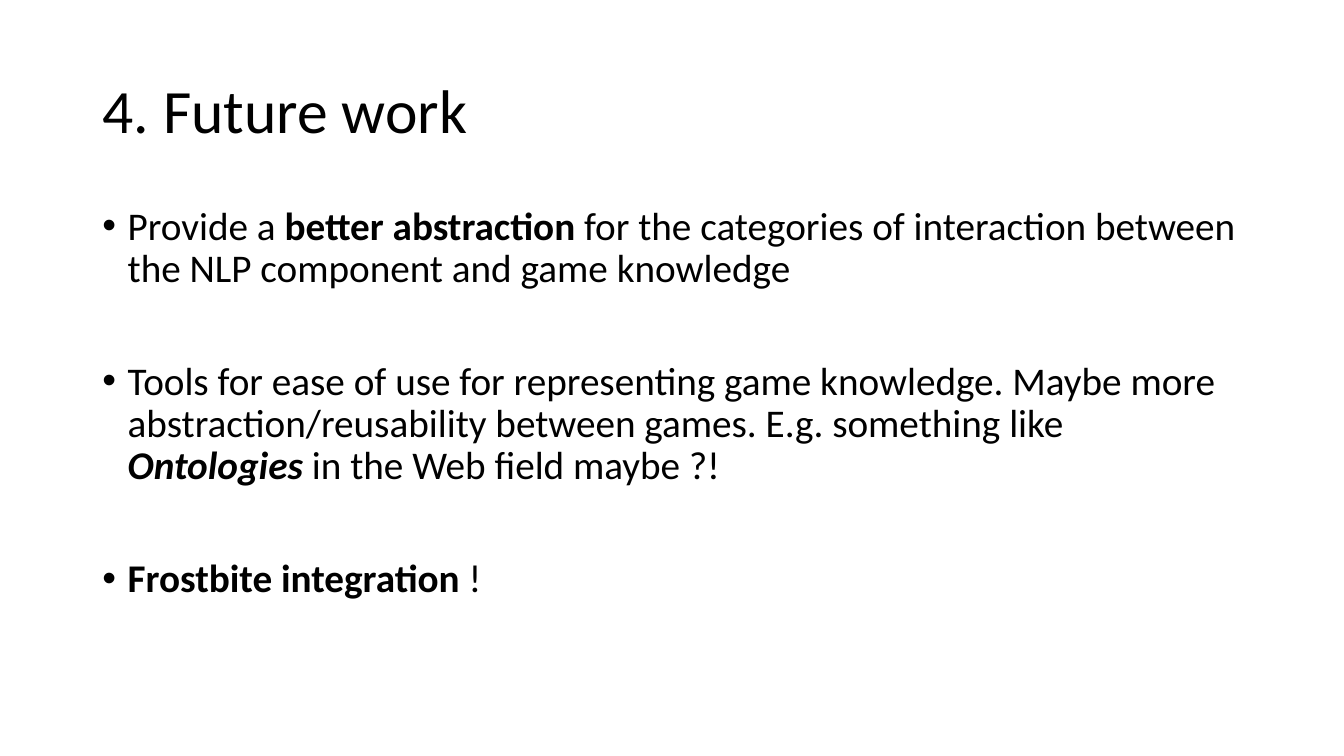
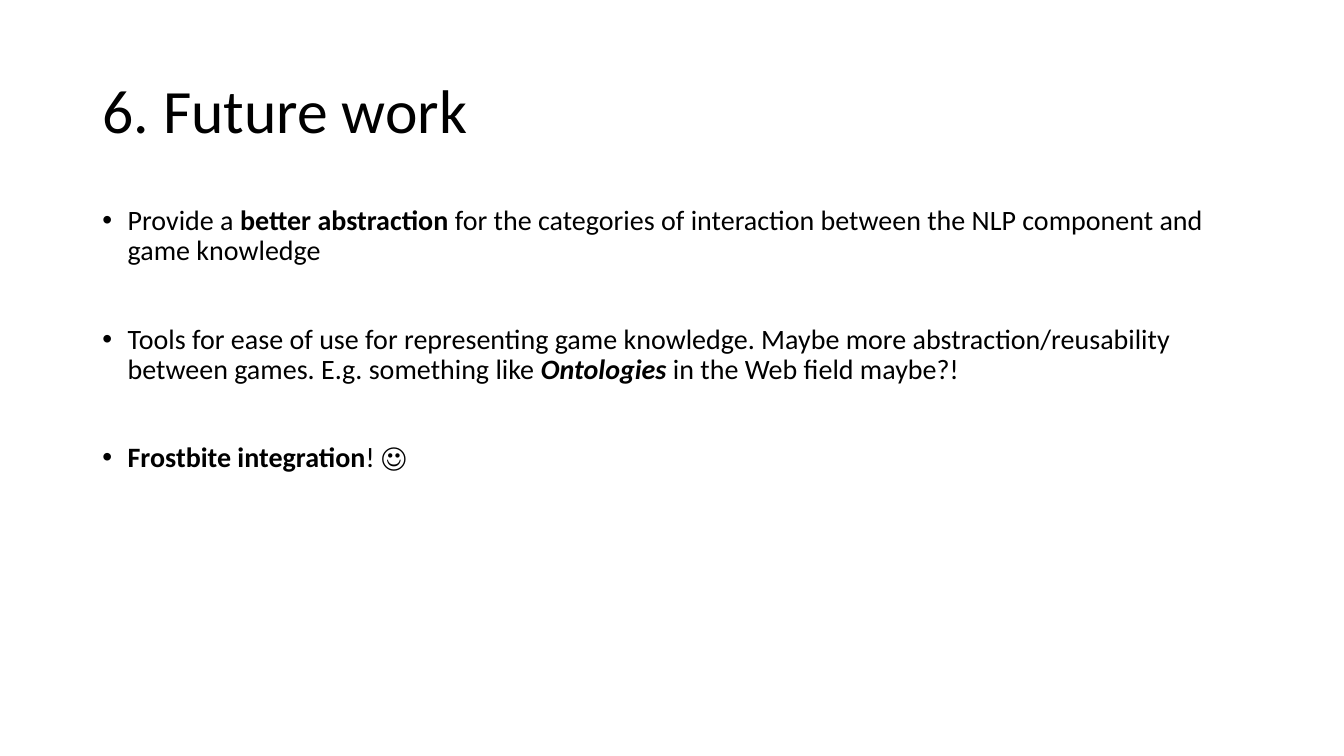
Before and after one commit to AGAPIA/NLPForVideoGames, a slide deck: slide 14 of Presentation/Slides.pptx (slide 13 before the commit). Drawn at 1344x756 pixels with LibreOffice and Linux fonts; fonts in the diff are those of the drawing. Boxes give left, top, right and bottom in pixels: in the first picture for what was removed or moved away, otherwise in the second. Text is boxed around its words. In the diff, an @@ line names an element or a change of style, - is before the commit and + after.

```diff
--- a/Presentation/Slides.pptx
+++ b/Presentation/Slides.pptx
@@ title at <box>102,90,467,134</box>: text changed @@
-4. Future work
+6. Future work
@@ text at <box>128,210,1203,265</box>: size 28 to 20 pt in "Provide a better abstraction for the categories ..." @@
@@ text at <box>128,329,1170,472</box>: text changed; size 28 to 20 pt @@
-• Tools for ease of use for representing game knowledge. Maybe more abstraction/reusability between games. E.g. something like Ontologies in the Web field maybe ?!
-• Frostbite integration !
+• Tools for ease of use for representing game knowledge. Maybe more abstraction/reusability between games. E.g. something like Ontologies in the Web field maybe?!
+• Frostbite integration! ☺
```
Also in this commit, not shown: 12 other slides changed, 2 slides added.
